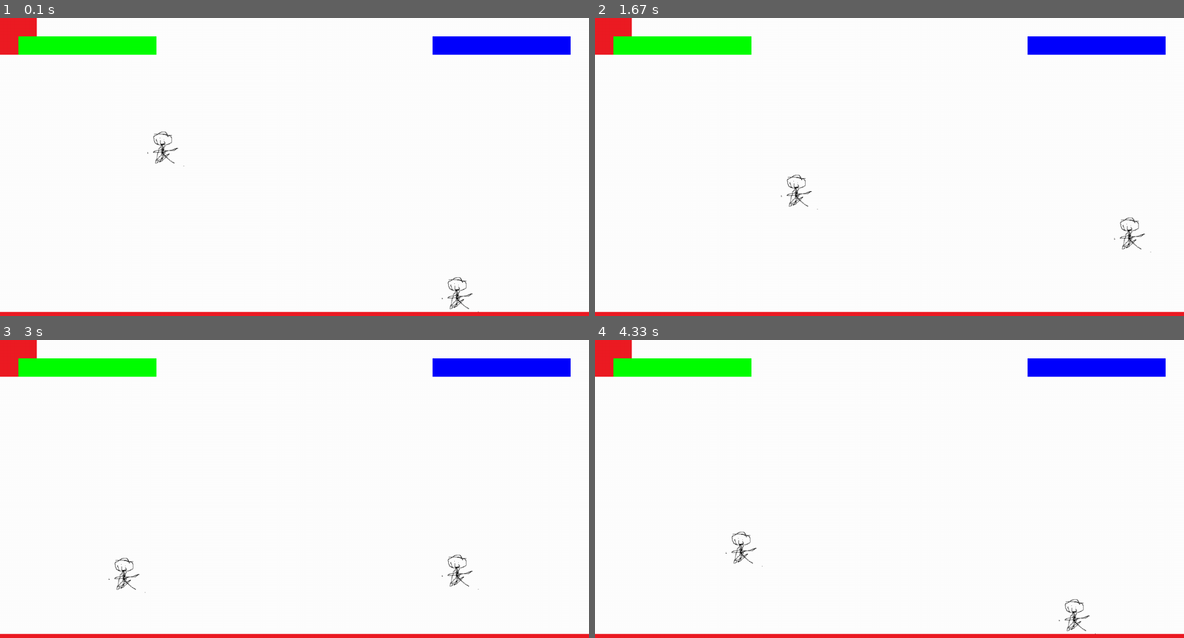
Above: before the commit, frames 1-4 (two rows, left to right).
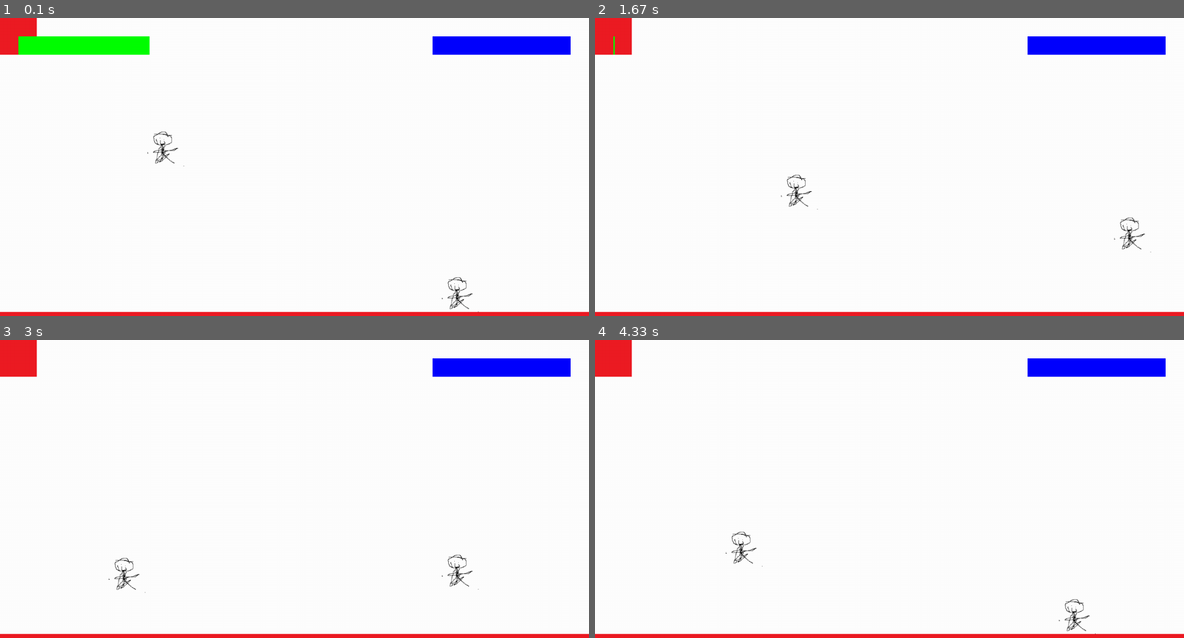
Above: after the commit, the same moments.

Repository: Me07111/Pygame-Platformer
Game: pygame game, started from Code/main.py
Two runs of this game, one before a commit and one after it. Both use one fixed random seed, a clock stepped at 60 frames per second and the inputs below.
Inputs:
- Up to frame 1 (0.1 s): no input
- Up to frame 2 (1.67 s): hold Right 0.33-0.8 s; hold Up 0.83-1.13 s; tap Space at 0.9, 1.23, 1.53 s; hold Right 1.17-1.63 s; hold D 1.17-1.63 s
- Up to frame 3 (3 s): hold Left 1.67-2.2 s; hold A 1.67-2.2 s; tap Space at 1.73, 2.03, 2.3, 2.6, 2.73 s; hold Left 2.23-2.63 s; hold A 2.23-2.63 s; hold Up from 2.67 s (still down)
- Up to frame 4 (4.33 s): release Up at 3.03 s; hold Right 3.07-3.7 s; hold D 3.07-3.7 s; tap Space at 3.13, 3.43, 3.8, 4.1, 4.3 s; hold Left 3.73-4.2 s; hold A 3.73-4.2 s; hold Right from 4.23 s (still down); hold D from 4.23 s (still down)

The runs differ from the first frame. In frame 1, less than 0.1% of the frame differs, in the area x 25-27%, y 6-13%; in frame 2, 1.5%; in frame 3, 1.5%, in the area x 3-27%, y 6-13%; in frame 4, 1.5%.

Commit message:
fixed healthbars

Diff:
--- a/Code/level.py
+++ b/Code/level.py
@@ -23,6 +23,7 @@
             self.verticalUpdate(delta,keys,gametime,player)
         self.PlayerGroup.draw(self.screen)
         self.platforms.draw(self.screen)
+        self.players[0].takeDamage(1)
         self.displayHealthBars()
 
     def horizontalUpdate(self,delta,keys,player):
@@ -82,7 +83,11 @@
 
     def displayHealthBars(self):
         for i in range(self.playerCount):
-            size = healthBarSize
-            size.x = size.x*(self.players[i].health/self.players[i].maxHealth)
-            rect = pygame.Rect(healthBarPoses[i].x,healthBarPoses[i].y,size.x,size.y)
+            print(self.players[i].health)
+            rect = pygame.Rect(
+            healthBarPoses[i].x,
+            healthBarPoses[i].y,
+            healthBarSize.x*(self.players[i].health/self.players[i].maxHealth),
+            healthBarSize.y
+            )
             pygame.draw.rect(self.screen,healthBarColors[i],rect)
--- a/Code/player.py
+++ b/Code/player.py
@@ -22,6 +22,7 @@
     def takeDamage(self,damage):
         self.health -= damage
         if(self.health <= 0):
+            self.health = 0
             self.die()
 
     def heal(self,healAmount):
